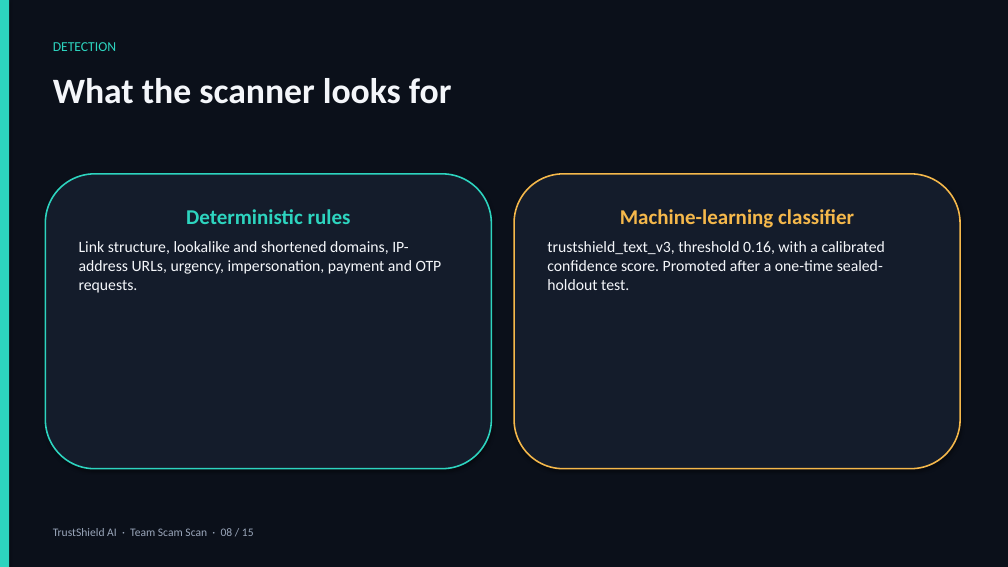
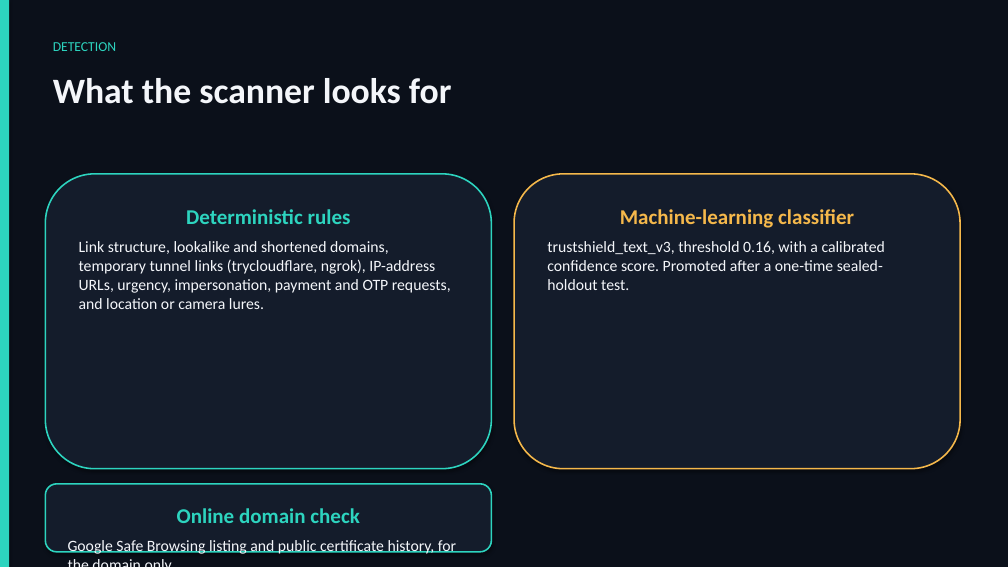
Before and after one commit to shubhsaxena2020/trustshield-ai, a slide deck: slide 8 of docs/presentation/TrustShield_AI_PSIT_TechExpo_2026.pptx. Drawn at 1008x567 pixels with LibreOffice and Linux fonts; fonts in the diff are those of the drawing. Boxes give left, top, right and bottom in pixels: in the first picture for what was removed or moved away, otherwise in the second. Text is boxed around its words. In the diff, an @@ line names an element or a change of style, - is before the commit and + after.

```diff
--- a/docs/presentation/TrustShield_AI_PSIT_TechExpo_2026.pptx
+++ b/docs/presentation/TrustShield_AI_PSIT_TechExpo_2026.pptx
@@ text in rounded rectangle at [79,241,451,309]: text changed @@
-Link structure, lookalike and shortened domains, IP-address URLs, urgency, impersonation, payment and OTP requests.
+Link structure, lookalike and shortened domains, temporary tunnel links (trycloudflare, ngrok), IP-address URLs, urgency, impersonation, payment and OTP requests, and location or camera lures.
@@ rounded rectangle added at [45,484,492,552], fill #141C2B, outline #2DD4BF 1.5 pt, 15 pt, text #F4F6FA @@
+Online domain check
+Google Safe Browsing listing and public certificate history, for the domain only.
```
Also in this commit, not shown: 4 other slides changed, 5 other files.
